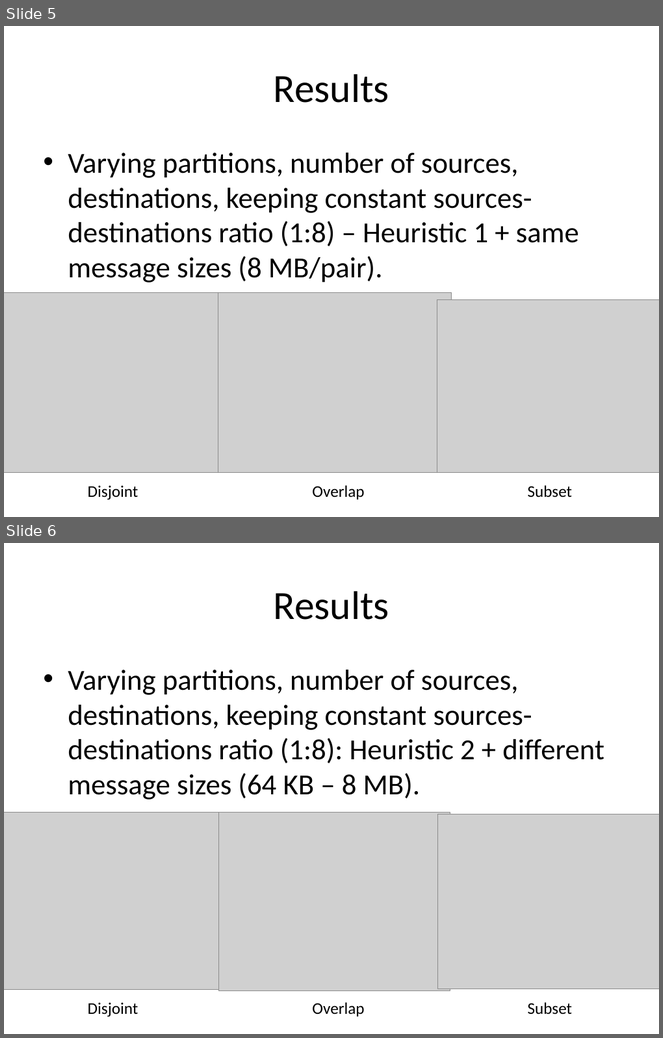
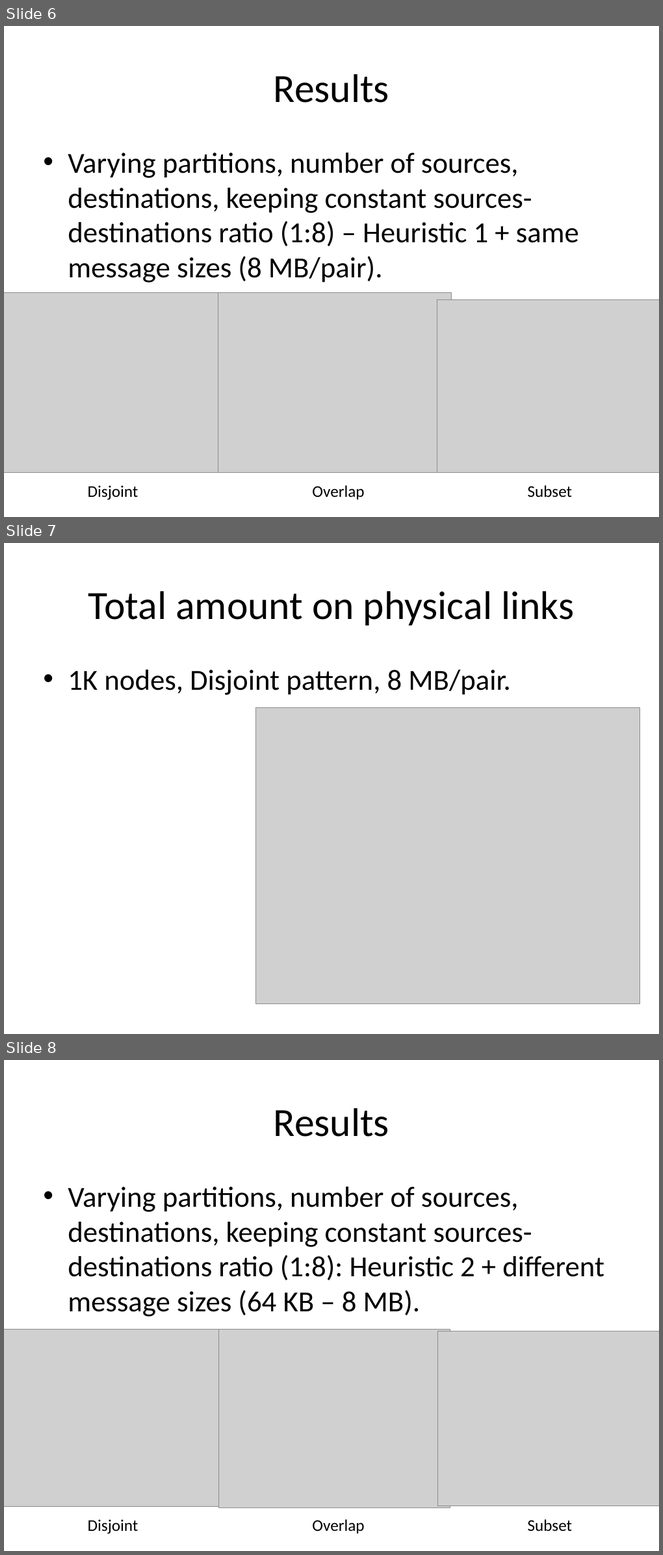
Before and after one commit to huyba/optiq, a slide deck: docs/Meeting_June_19.pptx. Shown one above the other, each under a label of ours: slides 5 and 6 before the commit, slides 6, 7 and 8 after it. The pictures are 663x1038 and 663x1555 pixels, drawn with LibreOffice and Linux fonts; fonts in the diff are those of the drawing; grey boxes stand for pictures. Boxes give left, top, right and bottom in pixels: in the first picture for what was removed or moved away, otherwise in the second. Text is boxed around its words. In the diff, an @@ line names an element or a change of style, - is before the commit and + after.

```diff
--- a/docs/Meeting_June_19.pptx
+++ b/docs/Meeting_June_19.pptx
@@ slide 7 added at (x1=4, y1=543, x2=659, y2=1034), background #FFFFFF @@
@@ title added at (x1=88, y1=591, x2=574, y2=626), 44 pt, text #000000 @@
+Total amount on physical links
@@ text added at (x1=68, y1=670, x2=511, y2=695), 32 pt, text #000000 @@
+• 1K nodes, Disjoint pattern, 8 MB/pair.
@@ picture added at (x1=256, y1=708, x2=640, y2=1005) @@
@@ what was slide 5 is now slide 6 @@
@@ what was slide 6 is now slide 8 @@
```
Also in this commit, not shown: 7 slides changed, 1 other slide added.
